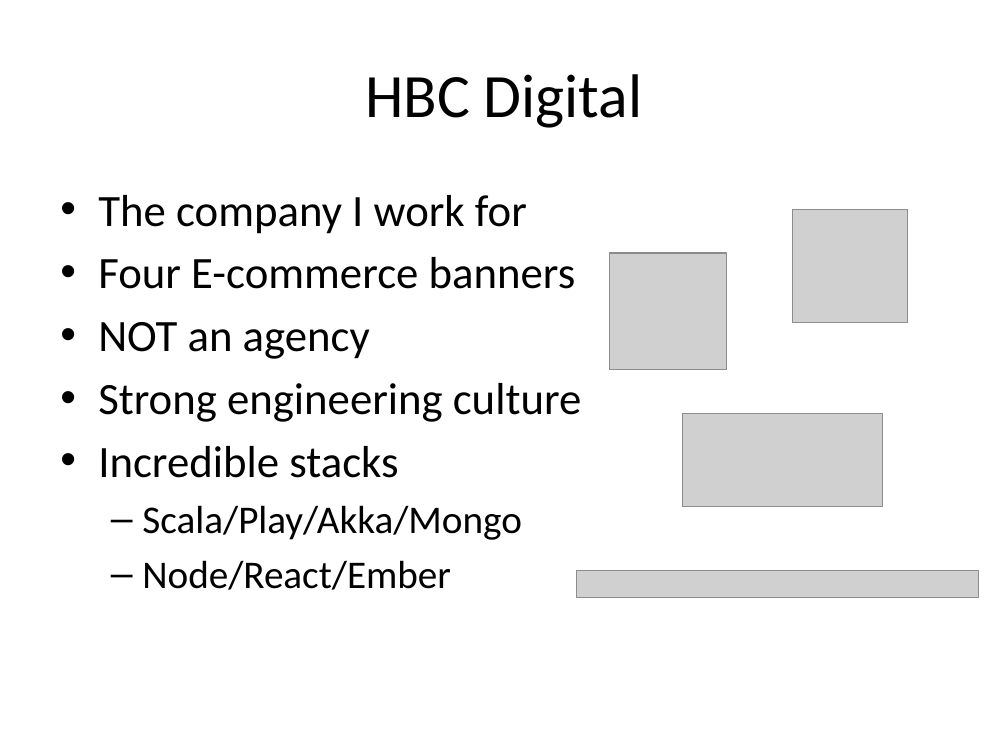
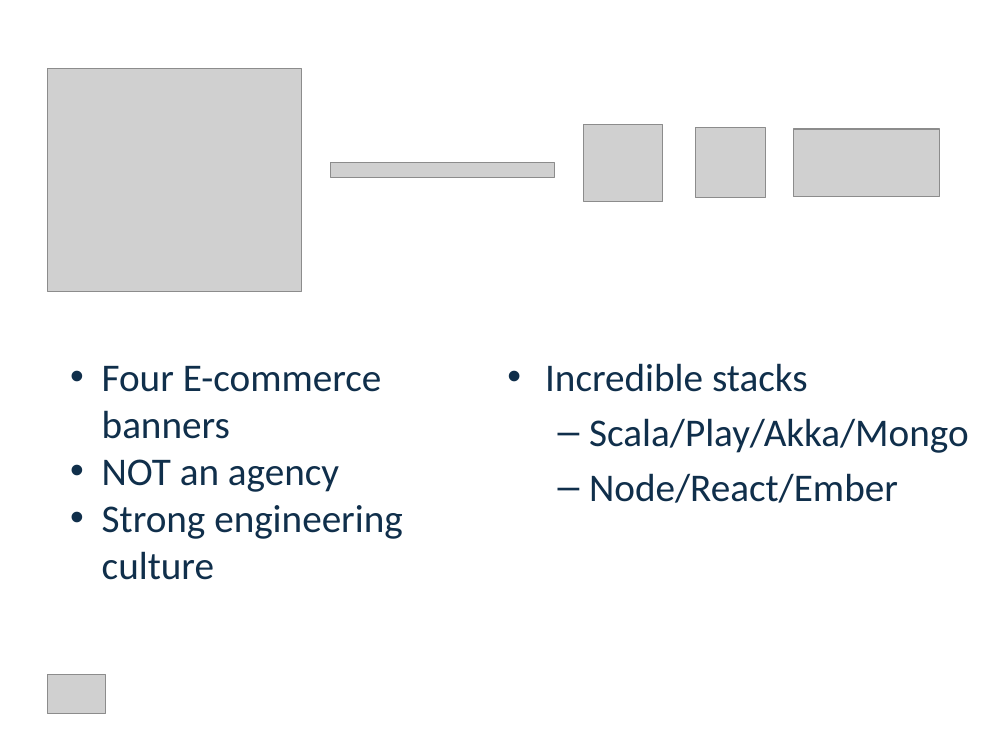
Before and after one commit to dspeele/react-vs-shared-state-inventory, a slide deck: slide 3 of React Vs Shared State Deck.pptx. Drawn at 1008x756 pixels with LibreOffice and Linux fonts; fonts in the diff are those of the drawing; grey boxes stand for pictures. Boxes give left, top, right and bottom in pixels: in the first picture for what was removed or moved away, otherwise in the second. Text is boxed around its words. In the diff, an @@ line names an element or a change of style, - is before the commit and + after.

```diff
--- a/React Vs Shared State Deck.pptx
+++ b/React Vs Shared State Deck.pptx
@@ picture added at (x1=47, y1=69, x2=301, y2=291) @@
@@ title removed at (x1=365, y1=74, x2=643, y2=128) @@
-HBC Digital
@@ picture resized from (x1=792, y1=210, x2=907, y2=323) to (x1=584, y1=124, x2=663, y2=202) @@
@@ picture added at (x1=696, y1=128, x2=766, y2=199) @@
@@ picture added at (x1=793, y1=129, x2=939, y2=197) @@
@@ picture resized from (x1=577, y1=571, x2=979, y2=597) to (x1=331, y1=163, x2=554, y2=178) @@
@@ text removed at (x1=98, y1=195, x2=582, y2=590) @@
-• The company I work for
-• Four E-commerce banners
-• NOT an agency
-• Strong engineering culture
-• Incredible stacks
-  – Scala/Play/Akka/Mongo
-  – Node/React/Ember
@@ picture removed at (x1=610, y1=253, x2=727, y2=370) @@
@@ text added at (x1=102, y1=366, x2=403, y2=580), 28 pt, text #102F4B @@
+• Four E-commerce banners
+• NOT an agency
+• Strong engineering culture
@@ text added at (x1=545, y1=363, x2=969, y2=503), 28 pt, text #102F4B @@
+• Incredible stacks
+  – Scala/Play/Akka/Mongo
+  – Node/React/Ember
@@ picture removed at (x1=682, y1=413, x2=883, y2=506) @@
@@ picture added at (x1=47, y1=674, x2=106, y2=714) @@
```
Also in this commit, not shown: 11 other slides changed, 2 slides added, 3 slides removed.
